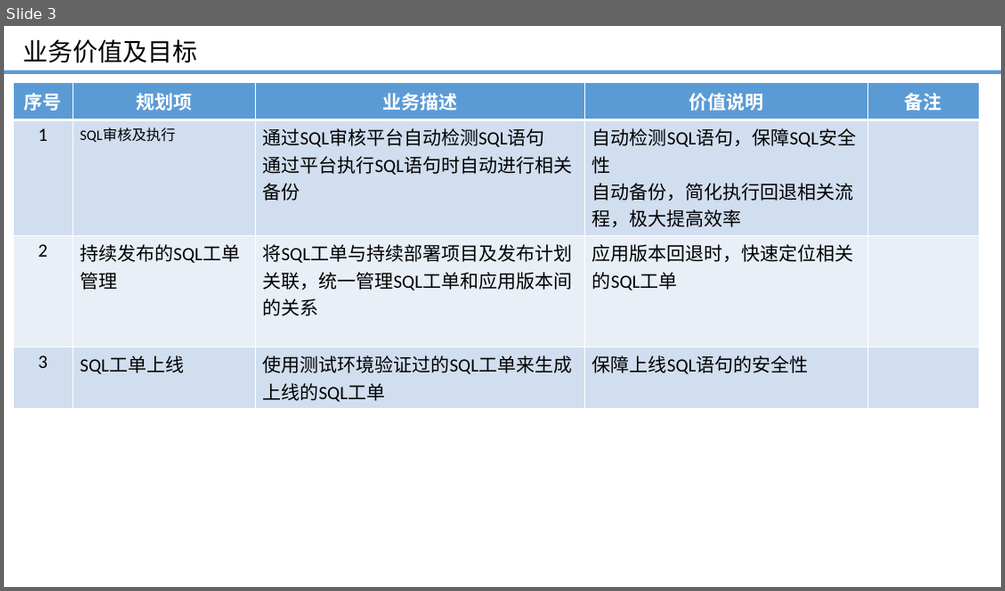
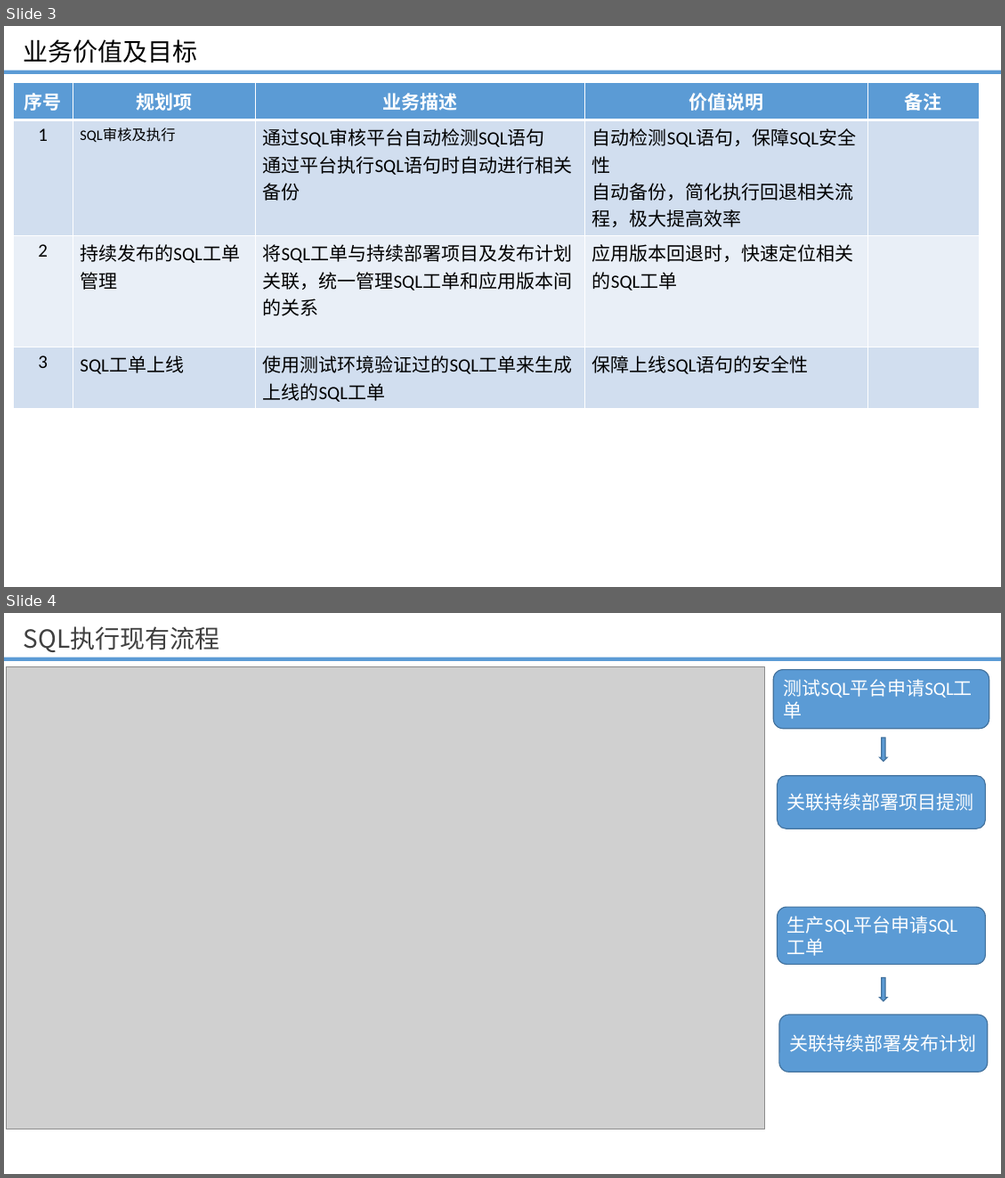
Before and after one commit to minigoat/document, a slide deck: sql/持续发布SQL脚本管理发布规划.pptx. Shown one above the other, each under a label of ours: slide 3 before the commit, slides 3 and 4 after it. The pictures are 1005x591 and 1005x1178 pixels, drawn with LibreOffice and Linux fonts; fonts in the diff are those of the drawing; grey boxes stand for pictures; background and template pictures are left out. Boxes give left, top, right and bottom in pixels: in the first picture for what was removed or moved away, otherwise in the second. Text is boxed around its words. In the diff, an @@ line names an element or a change of style, - is before the commit and + after.

```diff
--- a/sql/持续发布SQL脚本管理发布规划.pptx
+++ b/sql/持续发布SQL脚本管理发布规划.pptx
@@ slide 4 added at (x1=4, y1=613, x2=1001, y2=1174), background #FFFFFF; not listed: 1 template element that a slide beside it also shows @@
@@ title added at (x1=24, y1=626, x2=220, y2=652), 24 pt, text #404040 @@
+SQL执行现有流程
@@ picture added at (x1=7, y1=666, x2=764, y2=1129) @@
@@ rounded rectangle added at (x1=774, y1=670, x2=989, y2=729), fill #5B9BD5, outline #43739E 1 pt, 18 pt, text #FFFFFF @@
+测试SQL平台申请SQL工单
@@ down arrow added at (x1=880, y1=738, x2=887, y2=761), fill #5B9BD5, outline #43739E 1 pt @@
@@ rounded rectangle added at (x1=777, y1=776, x2=985, y2=829), fill #5B9BD5, outline #43739E 1 pt, 18 pt, text #FFFFFF @@
+关联持续部署项目提测
@@ rounded rectangle added at (x1=777, y1=907, x2=985, y2=965), fill #5B9BD5, outline #43739E 1 pt, 18 pt, text #FFFFFF @@
+生产SQL平台申请SQL工单
@@ down arrow added at (x1=880, y1=977, x2=887, y2=1000), fill #5B9BD5, outline #43739E 1 pt @@
@@ rounded rectangle added at (x1=779, y1=1014, x2=987, y2=1072), fill #5B9BD5, outline #43739E 1 pt, 18 pt, text #FFFFFF @@
+关联持续部署发布计划
```
Also in this commit, not shown: 1 slide changed, 3 other slides added, 2 slides removed, 1 other file.
